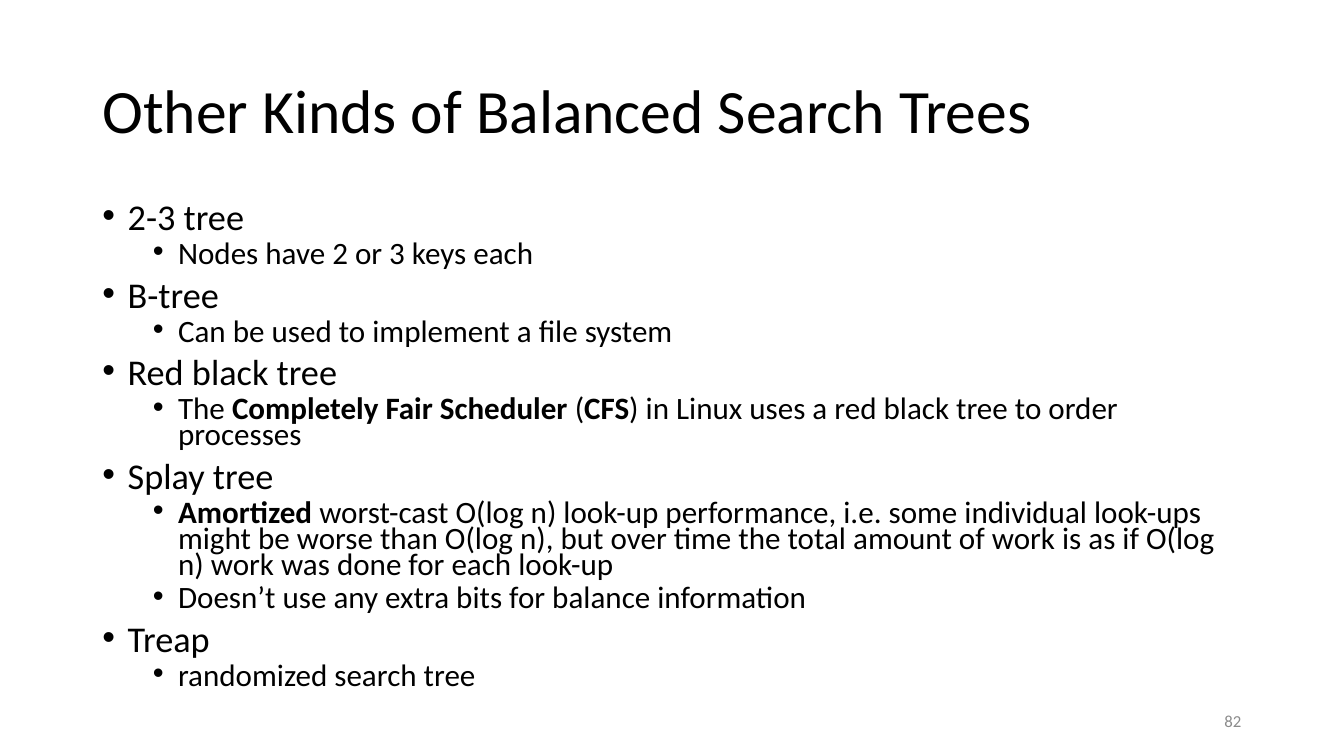
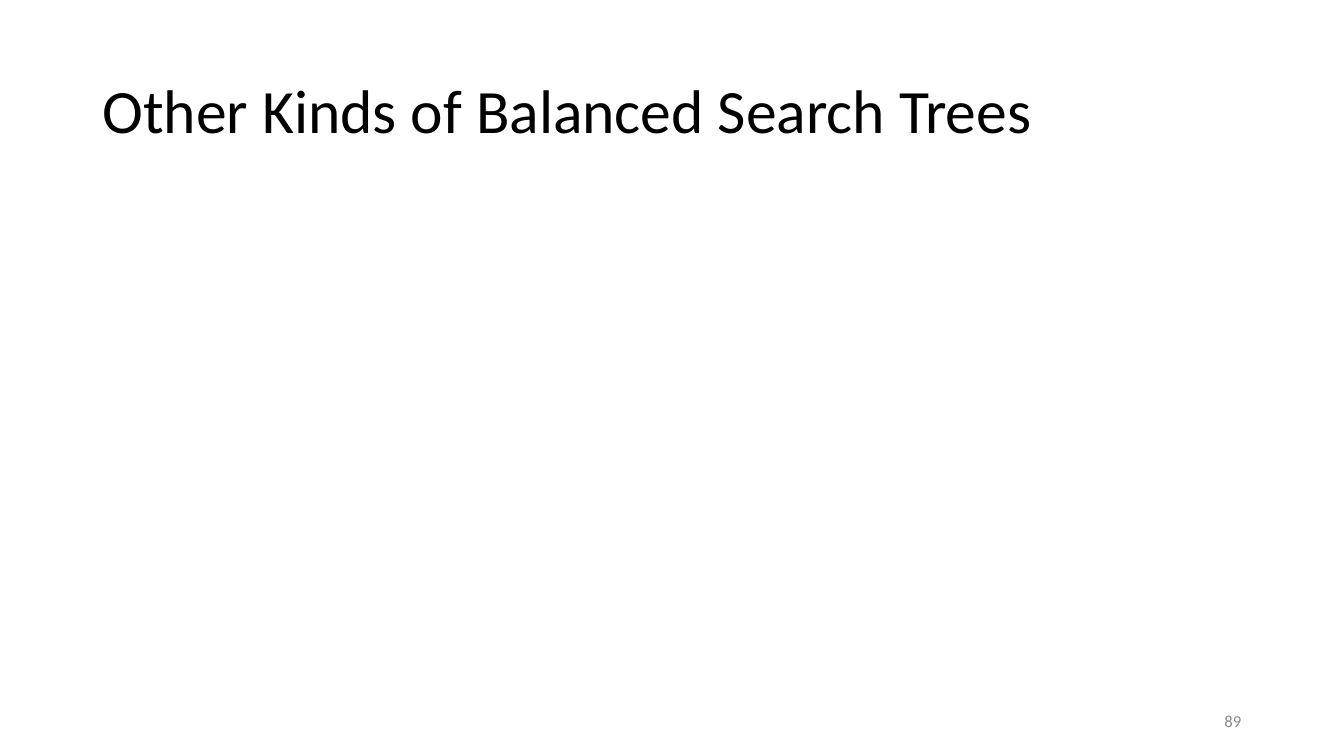
Before and after one commit to tjd1234/cmpt225summer2023, a slide deck: slide 89 of lecture_notes/week10/week10_BST.pptx (slide 82 before the commit). Drawn at 1344x756 pixels with LibreOffice and Linux fonts; fonts in the diff are those of the drawing; grey boxes stand for pictures. Boxes give left, top, right and bottom in pixels: in the first picture for what was removed or moved away, otherwise in the second. Text is boxed around its words. In the diff, an @@ line names an element or a change of style, - is before the commit and + after.

```diff
--- a/lecture_notes/week10/week10_BST.pptx
+++ b/lecture_notes/week10/week10_BST.pptx
@@ text removed at <box>128,206,1214,687</box> @@
-• 2-3 tree
-  • Nodes have 2 or 3 keys each
-• B-tree
-  • Can be used to implement a file system
-• Red black tree
-  • The Completely Fair Scheduler (CFS) in Linux uses a red black tree to order processes
-• Splay tree
-  • Amortized worst-cast O(log n) look-up performance, i.e. some individual look-ups might be worse than O(log n), but over time the total amount of work is as if O(log n) work was done for each look-up
-  • Doesn’t use any extra bits for balance information
-• Treap
-  • randomized search tree
@@ page number at <box>1224,715,1241,727</box>: text changed @@
-82
+89
```
Also in this commit, not shown: 4 other slides changed, 7 slides added.
